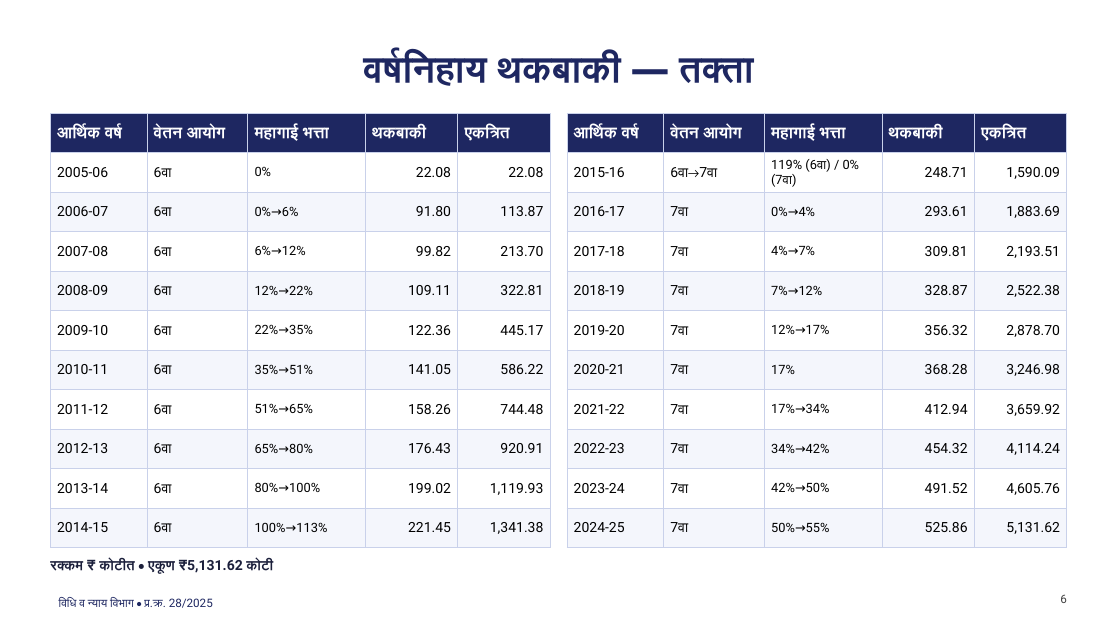
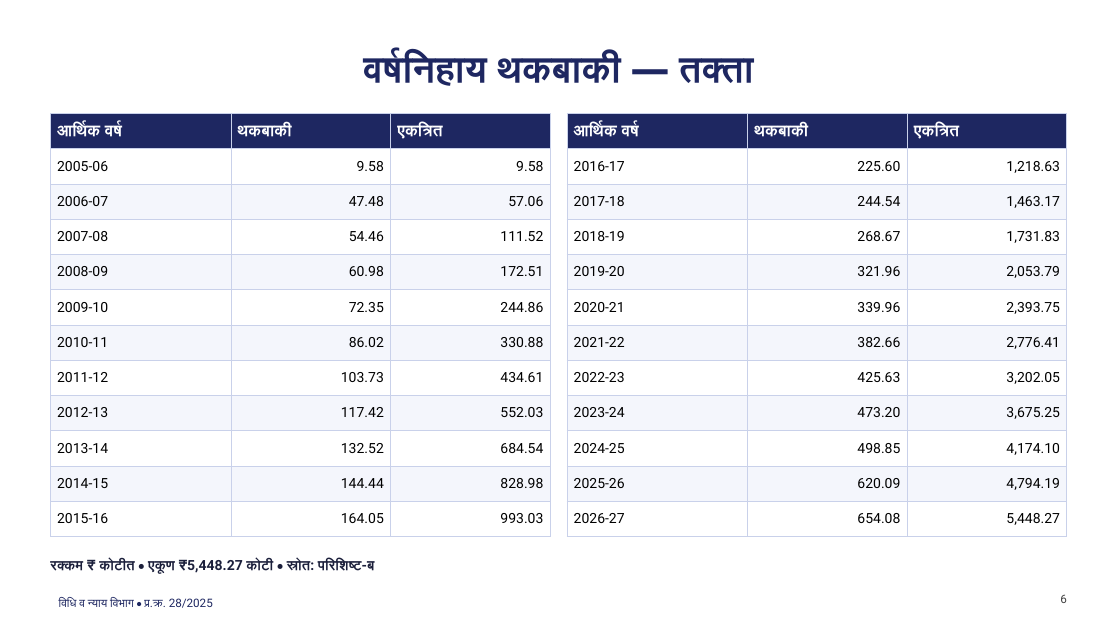
Before and after one commit to abhishekwasu-hue/law-judiciary-service-rules, a slide deck: slide 6 of cases/CR28_2025/output/CR28_Presentation_colour.pptx. Drawn at 1120x630 pixels with LibreOffice and Linux fonts; fonts in the diff are those of the drawing. Boxes give left, top, right and bottom in pixels: in the first picture for what was removed or moved away, otherwise in the second. Text is boxed around its words. In the diff, an @@ line names an element or a change of style, - is before the commit and + after.

```diff
--- a/cases/CR28_2025/output/CR28_Presentation_colour.pptx
+++ b/cases/CR28_2025/output/CR28_Presentation_colour.pptx
@@ table at [50,113,550,527] @@
-आर्थिक वर्ष | वेतन आयोग | महागाई भत्ता | थकबाकी | एकत्रित
-2005-06 | 6वा | 0% | 22.08 | 22.08
-2006-07 | 6वा | 0%→6% | 91.80 | 113.87
-2007-08 | 6वा | 6%→12% | 99.82 | 213.70
-2008-09 | 6वा | 12%→22% | 109.11 | 322.81
-2009-10 | 6वा | 22%→35% | 122.36 | 445.17
-2010-11 | 6वा | 35%→51% | 141.05 | 586.22
-2011-12 | 6वा | 51%→65% | 158.26 | 744.48
-2012-13 | 6वा | 65%→80% | 176.43 | 920.91
-2013-14 | 6वा | 80%→100% | 199.02 | 1,119.93
-2014-15 | 6वा | 100%→113% | 221.45 | 1,341.38
+आर्थिक वर्ष | थकबाकी | एकत्रित
+2005-06 | 9.58 | 9.58
+2006-07 | 47.48 | 57.06
+2007-08 | 54.46 | 111.52
+2008-09 | 60.98 | 172.51
+2009-10 | 72.35 | 244.86
+2010-11 | 86.02 | 330.88
+2011-12 | 103.73 | 434.61
+2012-13 | 117.42 | 552.03
+2013-14 | 132.52 | 684.54
+2014-15 | 144.44 | 828.98
+2015-16 | 164.05 | 993.03
@@ table at [567,113,1067,529] @@
-आर्थिक वर्ष | वेतन आयोग | महागाई भत्ता | थकबाकी | एकत्रित
-2015-16 | 6वा→7वा | 119% (6वा) / 0% (7वा) | 248.71 | 1,590.09
-2016-17 | 7वा | 0%→4% | 293.61 | 1,883.69
-2017-18 | 7वा | 4%→7% | 309.81 | 2,193.51
-2018-19 | 7वा | 7%→12% | 328.87 | 2,522.38
-2019-20 | 7वा | 12%→17% | 356.32 | 2,878.70
-2020-21 | 7वा | 17% | 368.28 | 3,246.98
-2021-22 | 7वा | 17%→34% | 412.94 | 3,659.92
-2022-23 | 7वा | 34%→42% | 454.32 | 4,114.24
-2023-24 | 7वा | 42%→50% | 491.52 | 4,605.76
-2024-25 | 7वा | 50%→55% | 525.86 | 5,131.62
+आर्थिक वर्ष | थकबाकी | एकत्रित
+2016-17 | 225.60 | 1,218.63
+2017-18 | 244.54 | 1,463.17
+2018-19 | 268.67 | 1,731.83
+2019-20 | 321.96 | 2,053.79
+2020-21 | 339.96 | 2,393.75
+2021-22 | 382.66 | 2,776.41
+2022-23 | 425.63 | 3,202.05
+2023-24 | 473.20 | 3,675.25
+2024-25 | 498.85 | 4,174.10
+2025-26 | 620.09 | 4,794.19
+2026-27 | 654.08 | 5,448.27
@@ text at [50,559,375,575]: text changed @@
-रक्कम ₹ कोटीत • एकूण ₹5,131.62 कोटी
+रक्कम ₹ कोटीत • एकूण ₹5,448.27 कोटी • स्रोत: परिशिष्ट-ब
```
Also in this commit, not shown: 6 other slides changed, 6 other files.
